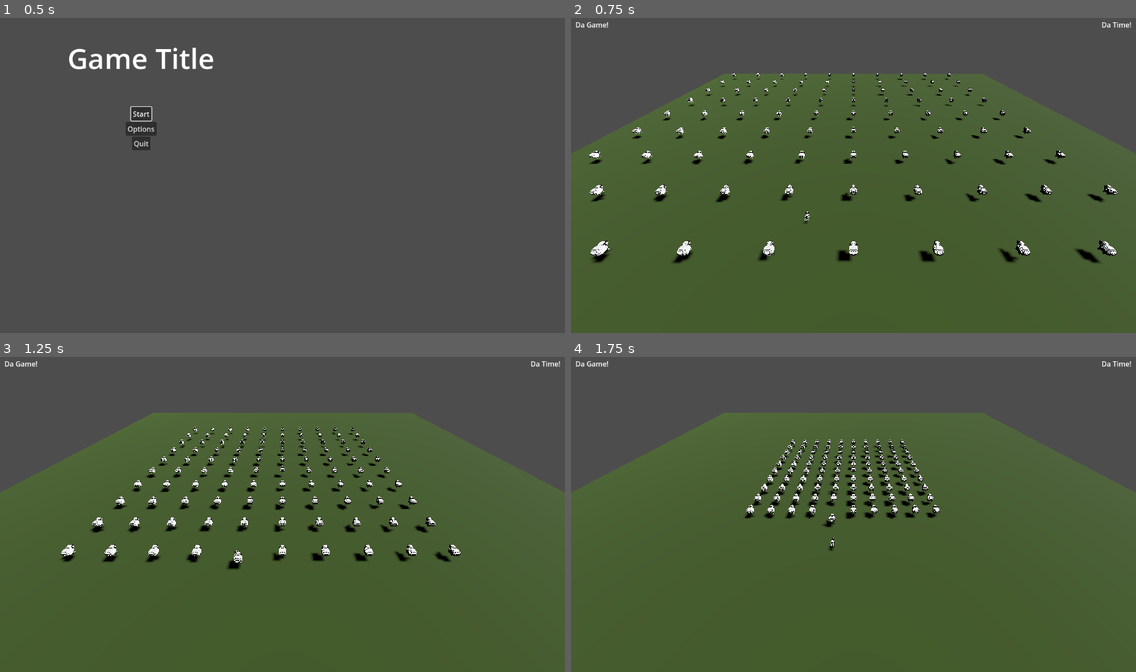
Above: before the commit, frames 1-4 (two rows, left to right).
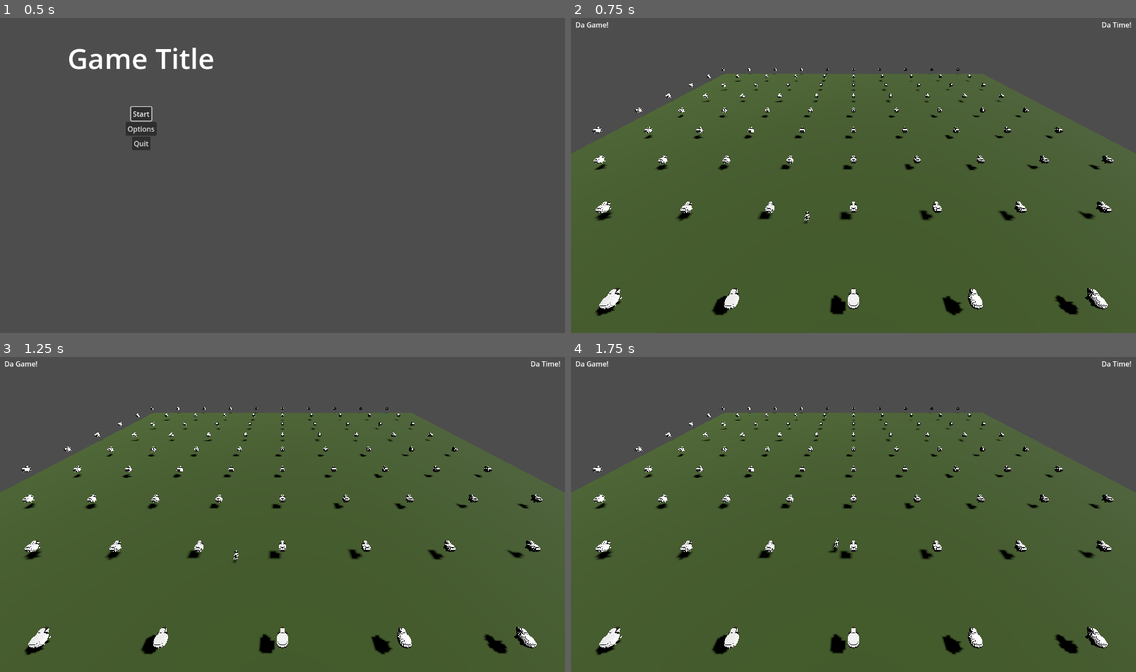
Above: after the commit, the same moments.

Repository: hunttis/ld-58
Game: Godot game, scene res://assets/scenes/master.tscn
Two runs of this game, one before a commit and one after it. Both use one fixed random seed, a clock stepped at 60 frames per second and the inputs below.
Inputs (mouse positions are in pixels of both pictures, inside the frame that each line leads up to):
- Up to frame 1 (0.5 s): no input
- Up to frame 2 (0.75 s): click "Start" at 0.5 s
- Up to frame 3 (1.25 s): no input
- Up to frame 4 (1.75 s): move the mouse to (977, 498) at 1.27 s; click (977, 498) at 1.35 s

Frame 1 is identical in both runs. In frame 2, 6.1% of the frame differs, in the area x 3-97%, y 15-95%; in frame 3, 5.5%; in frame 4, 5.5%.

Commit message:
flocking sheep

Diff:
--- a/assets/scenes/game/sheep/Sheep.gd
+++ b/assets/scenes/game/sheep/Sheep.gd
@@ -2,24 +2,131 @@
 
 class_name Sheep
 
-@export var sheep_dog: Node3D
+@export var sheep_dog = Vector3.ZERO
+
+@export var neighbor_radius: float = 8.0
+@export var max_neighbors: int = 10
+@export var dog_fear_radius: float = 10.0
+
 @export var speed: float = 10
+@export var max_speed: float = 10
+@export var separation_radius: float = 1.5
+
+@export var look_ahead: float = 1.0
+
+@export var weight_goal: float = 0.6
+@export var weight_cohesion: float = 0.5
+@export var weight_separation: float = 1.0
+@export var weight_align: float = 0.4
+@export var weight_dog: float = 2.0
+@export var weight_wander: float = 0.15
 
 @onready var agent: NavigationAgent3D = $NavigationAgent3D
+
+var goal_point: Vector3 = Vector3.ZERO
+var rnd := RandomNumberGenerator.new()
 
 enum State {
   Idle,
 }
 
-var state: State = State.Idle
+var _state: State = State.Idle
+var _neighbors: Array[Node] = []
+var _dogs: Array[Node] = []
 
-func _process(delta: float) -> void:
-  agent.target_position = Vector3.ZERO
+func _ready() -> void:
+  rnd.randomize()
+  agent.velocity_computed.connect(_on_velocity_computed)
+
+func _on_velocity_computed(safe_velocity: Vector3) -> void:
+    # Apply the avoidance-adjusted velocity to the body
+    velocity = safe_velocity
+    print("velocity", velocity)
+    move_and_slide()
+
+func _physics_process(delta: float) -> void:
+  _neighbors = get_tree().get_nodes_in_group("sheep")
+
+  var steer := Vector3.ZERO
+  steer += _towards(goal_point) * weight_goal
+
+  if _neighbors.size() > 0:
+    var centroid := _average_pos(_neighbors)
+    steer += _towards(centroid) * weight_cohesion
+
+  if _neighbors.size() > 0:
+      var avg_vel := _average_vel(_neighbors)
+      if avg_vel.length() > 0.001:
+          steer += avg_vel.normalized() * weight_align
+
+  # Separation (short-range)
+  steer += _separation_force(_neighbors) * weight_separation
+
+  # Dog repulsion
+  steer += _dog_repulsion(_dogs) * weight_dog
+
+  # Mild wander to prevent clumping
+  steer += _wander() * weight_wander
+
+  var desired_dir := steer
+  if desired_dir.length() < 0.001:
+      desired_dir = - transform.basis.z # keep moving forward a bit
+  desired_dir = desired_dir.normalized()
+
+  # 2) Pick a short-range steer target and hand it to the agent
+  var steer_target := global_position + desired_dir * look_ahead
+  agent.target_position = steer_target
+
+  # 3) Use path corner to build desired velocity; let avoidance adjust it
+  var next_corner := agent.get_next_path_position()
+  var dir_to_corner := (next_corner - global_position)
+  if dir_to_corner.length() > 0.001:
+      var desired_velocity := dir_to_corner.normalized() * max_speed
+      # Tell the agent what we *want*; it will emit a safe velocity
+      agent.set_velocity(desired_velocity)
+  else:
+      agent.set_velocity(Vector3.ZERO)
 
 
-func _physics_process(delta: float) -> void:
-  if agent.is_navigation_finished():
-    velocity = Vector3.ZERO
-  else:
-    velocity = agent.get_next_path_position() - position
-  move_and_slide()
+# === Helper functions ===
+
+func _separation_force(neighbors: Array) -> Vector3:
+    var f := Vector3.ZERO
+    for n in neighbors:
+        var off: Vector3 = global_position - n.global_position
+        var d: float = off.length()
+        if d > 0.001 and d < separation_radius:
+            # Inverse-square falloff
+            f += off.normalized() * (1.0 / (d * d))
+    return f
+
+func _towards(target: Vector3) -> Vector3:
+  return (target - global_position).normalized()
+
+func _average_pos(arr: Array) -> Vector3:
+    var sum := Vector3.ZERO
+    for a in arr:
+        sum += a.global_position
+    return sum / float(max(1, arr.size()))
+
+func _average_vel(arr: Array) -> Vector3:
+    var sum := Vector3.ZERO
+    for a in arr:
+        sum += a.velocity
+    return sum / float(max(1, arr.size()))
+
+func _dog_repulsion(dogs: Array) -> Vector3:
+    var f := Vector3.ZERO
+    for d in dogs:
+        var off: Vector3 = global_position - d.global_position
+        var dist: float = off.length()
+        if dist < dog_fear_radius and dist > 0.001:
+            # Heavier inverse-square, scales up close to the dog
+            f += off.normalized() * (1.0 / (dist * dist))
+    return f
+
+func _wander() -> Vector3:
+    # Small random nudge on the XZ plane
+    var angle := rnd.randf_range(-PI, PI)
+    var v := Vector3(cos(angle), 0.0, sin(angle))
+    return v
--- a/assets/scenes/game/sheep/Sheep.tscn
+++ b/assets/scenes/game/sheep/Sheep.tscn
@@ -15,6 +15,5 @@
 transform = Transform3D(-0.05, 0, -4.371139e-09, 0, 0.05, 0, 4.371139e-09, 0, -0.05, 0, 0, 0)
 
 [node name="NavigationAgent3D" type="NavigationAgent3D" parent="."]
-avoidance_enabled = true
 avoidance_layers = 3
 avoidance_mask = 7
